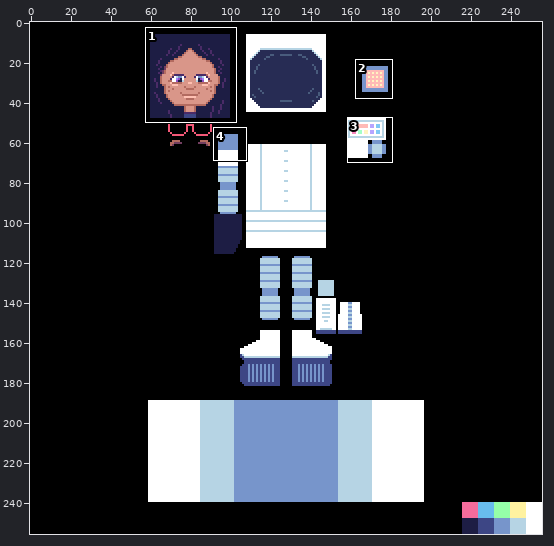
File history of a pixel-art file, characters/character/character.aseprite. The first picture is a wide view before the edit; the outline marks the close-up.
Close-up. As it was:
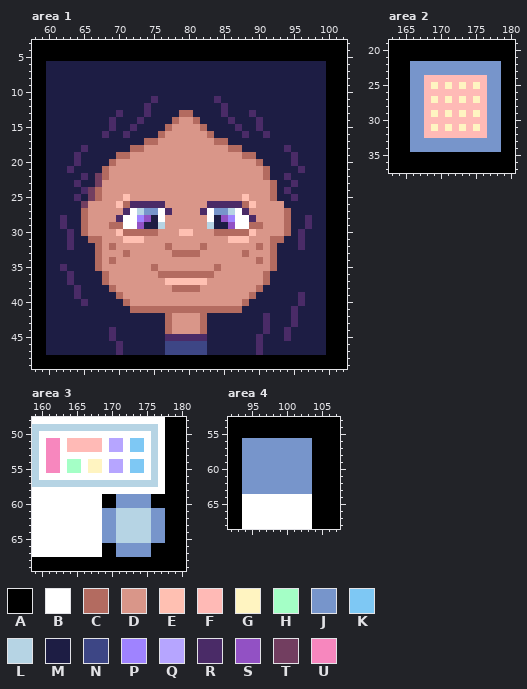
256x256 pixels, 1 frame. Colours within 5 levels of each other are drawn and written as one. Shown: area 1: x 58..102, y 3..49; area 2: x 163..180, y 19..37; area 3: x 159..180, y 48..69; area 4: x 92..107, y 53..68. The commit also changed other parts of the picture, which this record leaves out.
Palette (. is transparent): A #000000  B #ffffff  C #b36b60  D #d99689  E #ffc0b2  F #ffbab6  G #fff4c1  H #a4ffc6  J #7795cb  K #7ec8f4  L #b6d4e4  M #1d1d44  N #3d4685  P #9f83ff  Q #b6a5ff  R #4a2b67  S #9251c4  T #723e60  U #f787be
The same view after the edit:
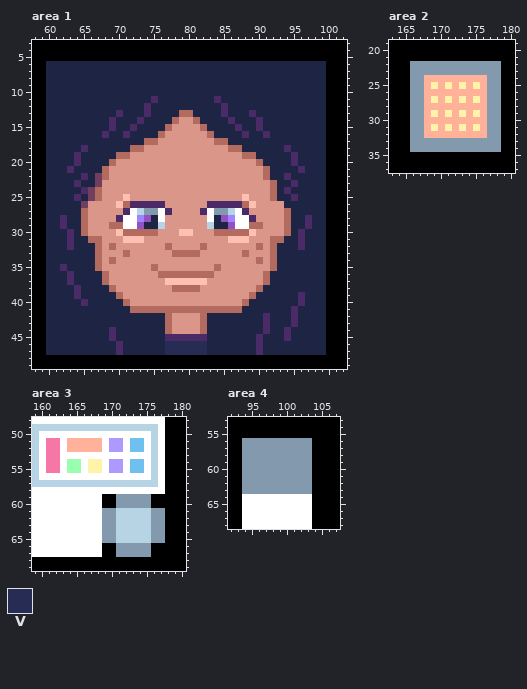
Colours new in this view: V #272c54
Difference:
Colour F changes from #ffbab6 to #ffb199.
Colour G changes from #fff4c1 to #fff3a9.
Colour H changes from #a4ffc6 to #99ffaf.
Colour J changes from #7795cb to #8399ae.
Colour K changes from #7ec8f4 to #6fc0ef.
Colour M changes from #1d1d44 to #1d2444.
Colour Q changes from #b6a5ff to #ae99ff.
Colour U changes from #f787be to #f676a5.
Area 1, layer "albedo":
Colour V replaces colour N in rows 46 to 47 at x 77 to 82.
Where, in picture pixels (left, top, right, bottom), the same in both close-ups:
changed: (46, 61, 326, 355)
changed: (410, 61, 501, 152)
changed: (46, 438, 165, 557)
changed: (242, 438, 312, 494)
